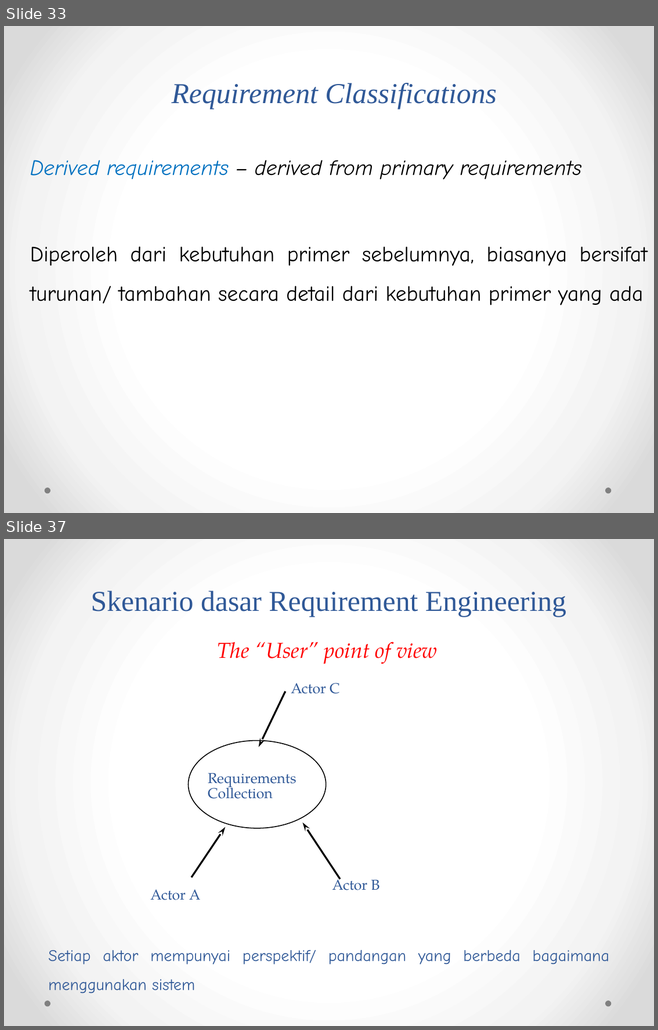
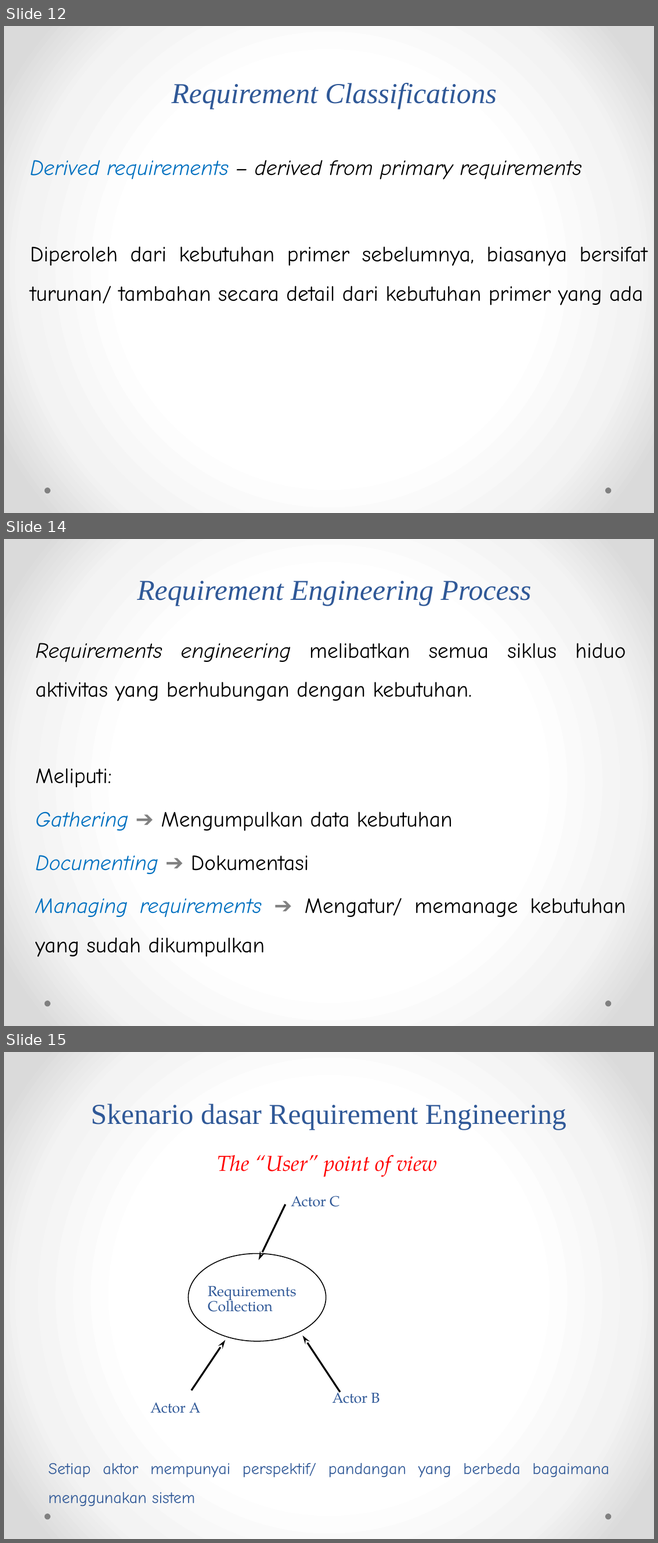
Before and after one commit to weztcy/Semester-6, a slide deck: Rekayasa Kebutuhan Perangkat Lunak - A11.4601/2. Requirements Classification - Software Requirement Engineering - Teknik Informatika S1.pptx. Shown one above the other, each under a label of ours: slides 33 and 37 before the commit, slides 12, 14 and 15 after it; the slides between them are not shown. The pictures are 658x1030 and 658x1543 pixels, drawn with LibreOffice and Linux fonts; fonts in the diff are those of the drawing. Boxes give left, top, right and bottom in pixels: in the first picture for what was removed or moved away, otherwise in the second. Text is boxed around its words. In the diff, an @@ line names an element or a change of style, - is before the commit and + after.

```diff
--- a/Rekayasa Kebutuhan Perangkat Lunak - A11.4601/2. Requirements Classification - Software Requirement Engineering - Teknik Informatika S1.pptx
+++ b/Rekayasa Kebutuhan Perangkat Lunak - A11.4601/2. Requirements Classification - Software Requirement Engineering - Teknik Informatika S1.pptx
@@ slide 14 added at [4,539,654,1026], background gradient #FFFFFF to #F4F4F4 to #DADADA; not listed: 2 template elements that a slide beside it also shows @@
@@ title added at [137,581,531,606], 32 pt, text #2F5897, italic @@
+Requirement Engineering Process
@@ text added at [35,643,626,957], 24 pt, text #000000 @@
+Requirements engineering melibatkan semua siklus hiduo aktivitas yang berhubungan dengan kebutuhan.
+Meliputi:
+Gathering ➔ Mengumpulkan data kebutuhan
+Documenting ➔ Dokumentasi
+Managing requirements ➔ Mengatur/ memanage kebutuhan yang sudah dikumpulkan
@@ what was slide 33 is now slide 12 @@
@@ what was slide 37 is now slide 15 @@
```
Also in this commit, not shown: 1 slide changed, 7 other slides added, 23 slides removed, 17 other files.
